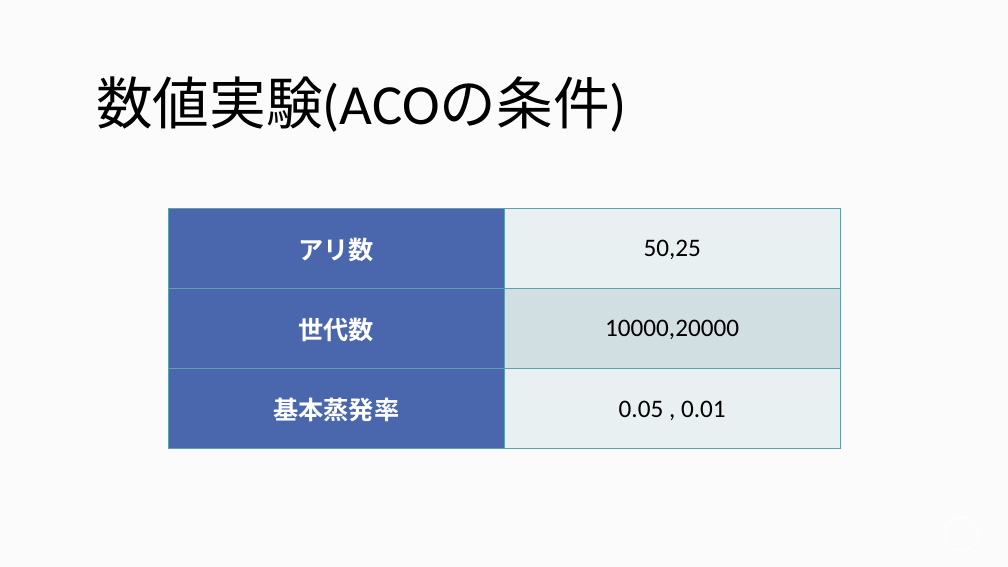
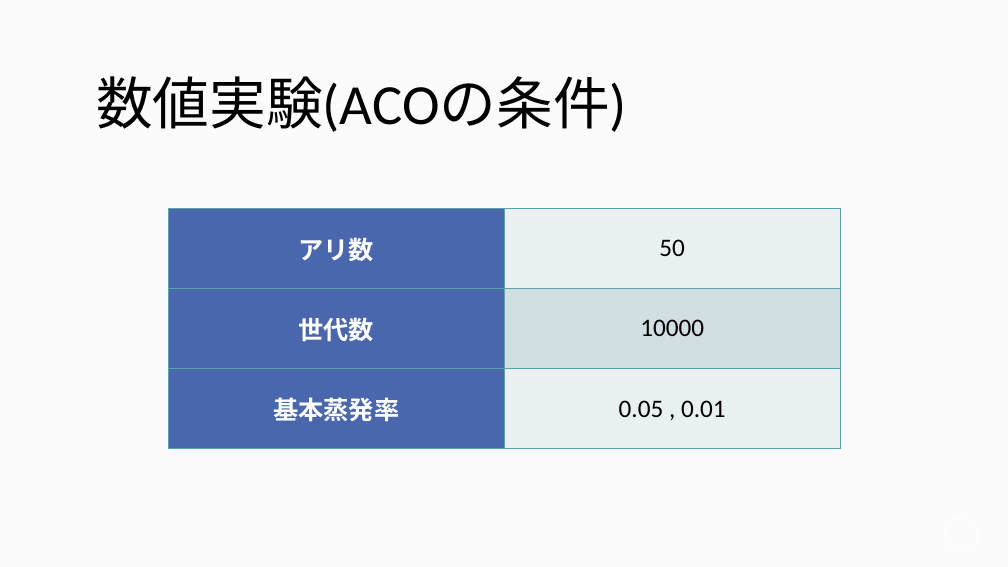
Before and after one commit to Marcy1016/AntColonyOptimization, a slide deck: slide 10 of 実験結果/卒論発表_13H023修.pptx (slide 11 before the commit). Drawn at 1008x567 pixels with LibreOffice and Linux fonts; fonts in the diff are those of the drawing; background and template pictures are left out. Boxes give left, top, right and bottom in pixels: in the first picture for what was removed or moved away, otherwise in the second. Text is boxed around its words. In the diff, an @@ line names an element or a change of style, - is before the commit and + after.

```diff
--- a/実験結果/卒論発表_13H023修.pptx
+++ b/実験結果/卒論発表_13H023修.pptx
@@ table at (x1=169, y1=208, x2=840, y2=448) @@
-row 1, column 2: 50,25
+row 1, column 2: 50
-row 2, column 2: 10000,20000
+row 2, column 2: 10000
```
Also in this commit, not shown: 10 other slides changed, 3 slides added, 1 slide removed.
